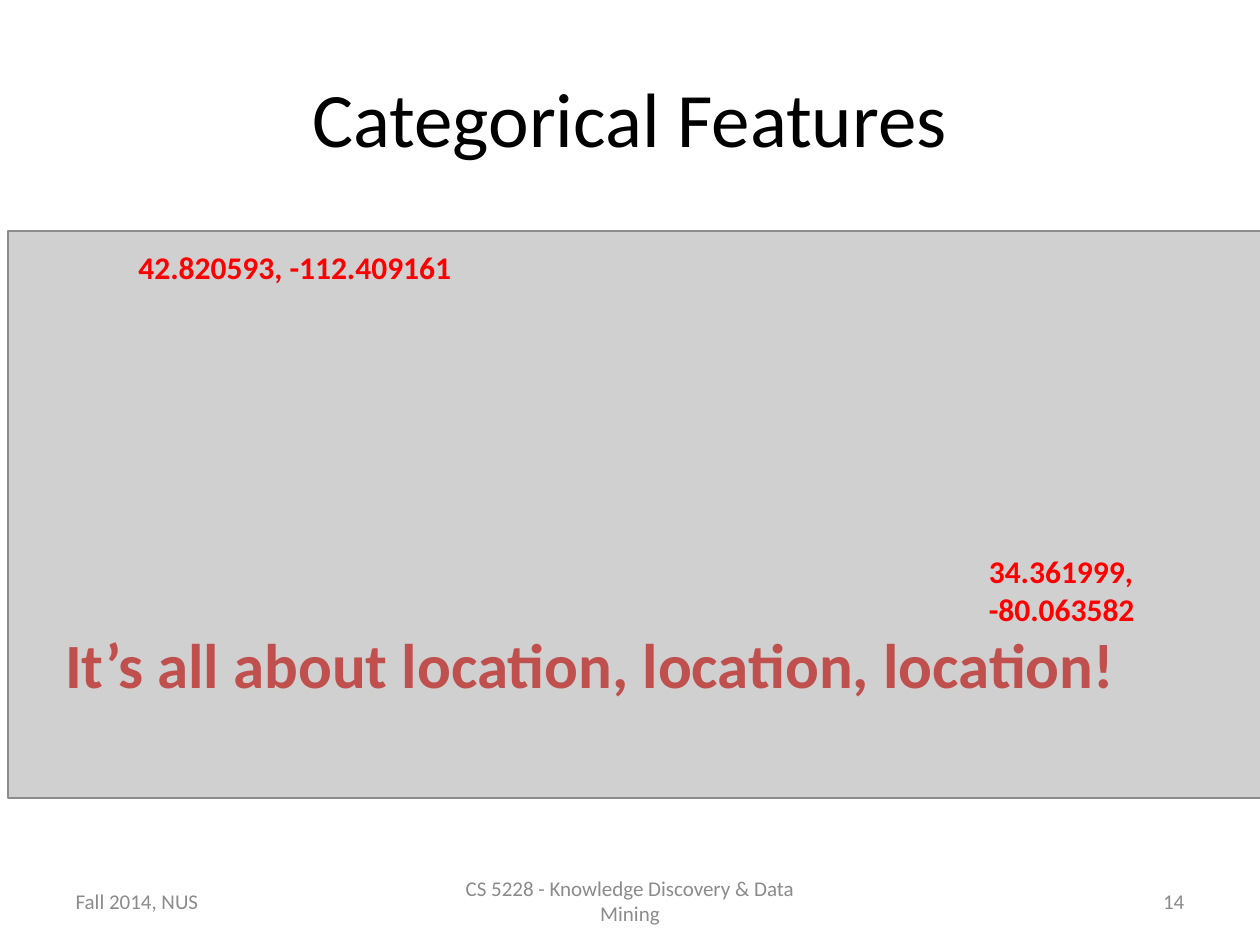
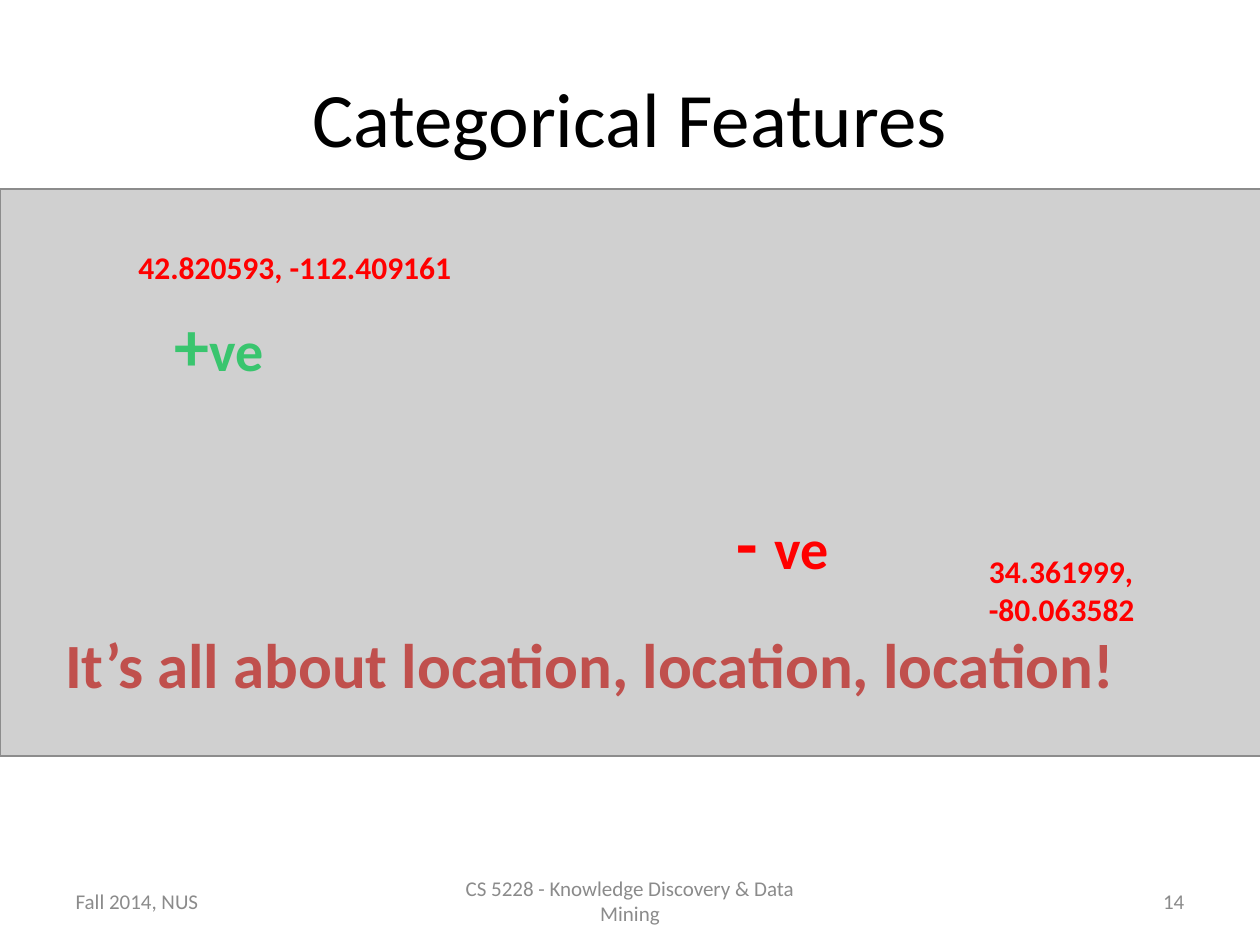
Before and after one commit to raymondhs/Panda-Delights, a slide deck: slide 14 of doc/2014_Nov_04.pptx. Drawn at 1260x945 pixels with LibreOffice and Linux fonts; fonts in the diff are those of the drawing; grey boxes stand for pictures. Boxes give left, top, right and bottom in pixels: in the first picture for what was removed or moved away, otherwise in the second. Text is boxed around its words. In the diff, an @@ line names an element or a change of style, - is before the commit and + after.

```diff
--- a/doc/2014_Nov_04.pptx
+++ b/doc/2014_Nov_04.pptx
@@ picture: place and size @@
-picture at <box>8,231,1260,798</box>
+picture at <box>0,189,1260,756</box>
@@ text added at <box>209,343,263,372</box>, 32 pt, text #39C56E, bold @@
++ve
@@ text added at <box>774,541,828,570</box>, 32 pt, text #FF0000, bold @@
+- ve
```
Also in this commit, not shown: 1 other slide changed.
